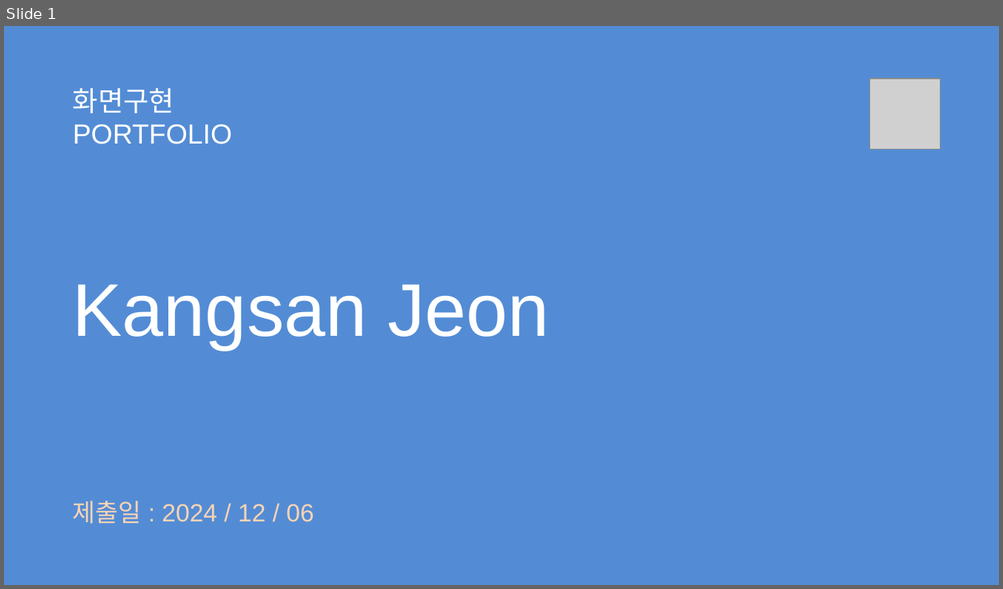
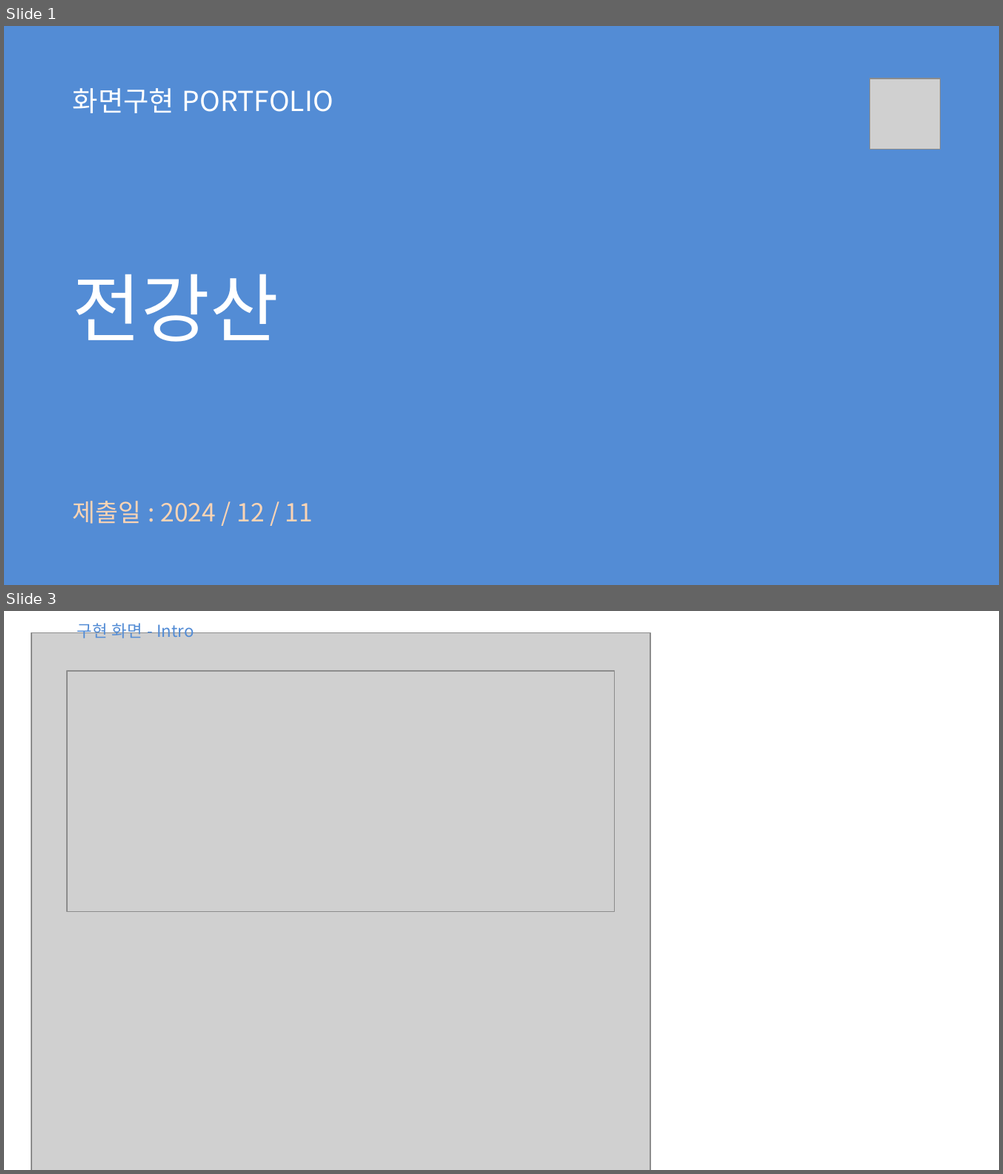
Before and after one commit to jksa9609/HTML_Portpolio_jks, a slide deck: 화면구현_포트폴리오_전강산.pptx. Shown one above the other, each under a label of ours: slide 1 before the commit, slides 1 and 3 after it; the slides between them are not shown. The pictures are 1003x589 and 1003x1174 pixels, drawn with LibreOffice and Linux fonts; fonts in the diff are those of the drawing; grey boxes stand for pictures. Boxes give left, top, right and bottom in pixels: in the first picture for what was removed or moved away, otherwise in the second. Text is boxed around its words. In the diff, an @@ line names an element or a change of style, - is before the commit and + after.

```diff
--- a/화면구현_포트폴리오_전강산.pptx
+++ b/화면구현_포트폴리오_전강산.pptx
@@ slide 3 added at (4,611,999,1170), background #FFFFFF @@
@@ text added at (77,620,194,638), 12 pt, text #538CD5 @@
+구현 화면 - Intro
@@ picture added at (32,633,651,1170) @@
@@ picture added at (67,671,614,911) @@
@@ slide 1 changed as well @@
@@ text "화면구현 PORTFOLIO" at (73,88,333,113): font Arial to Noto Sans CJK KR @@
@@ text at (73,274,279,342): text changed; font Arial to Noto Sans CJK KR @@
-Kangsan Jeon
+전강산
@@ text at (73,501,313,524): text changed; font Arial to Noto Sans CJK KR @@
-제출일 : 2024 / 12 / 06
+제출일 : 2024 / 12 / 11
```
Also in this commit, not shown: 6 other slides added, 4 slides removed, 17 other files.
